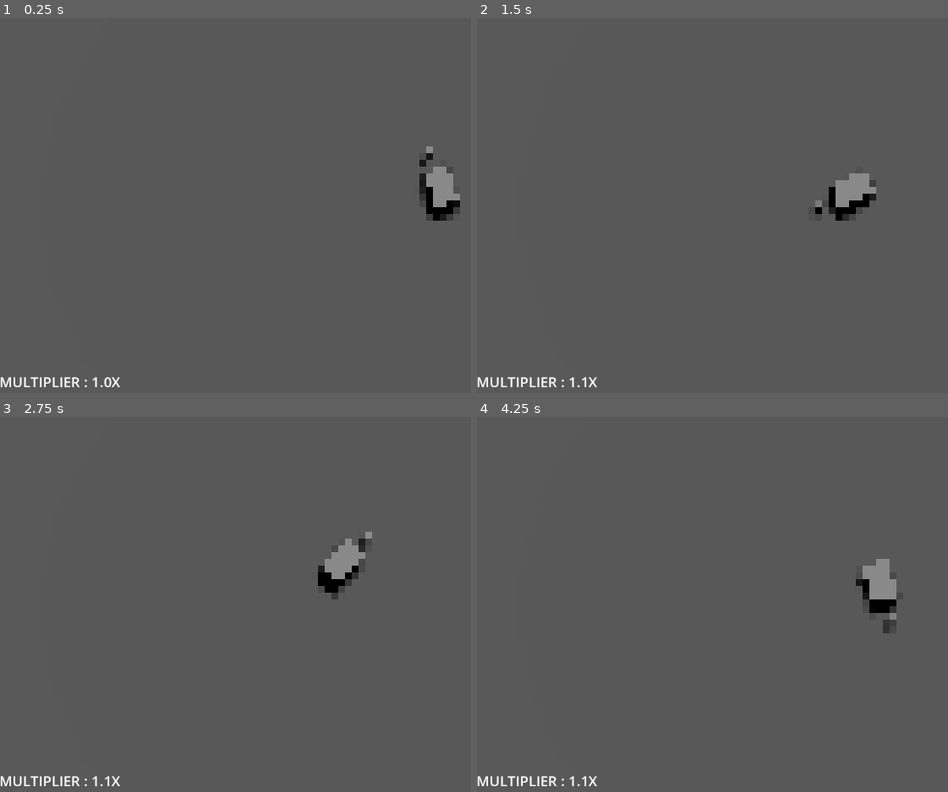
Above: before the commit, frames 1-4 (two rows, left to right).
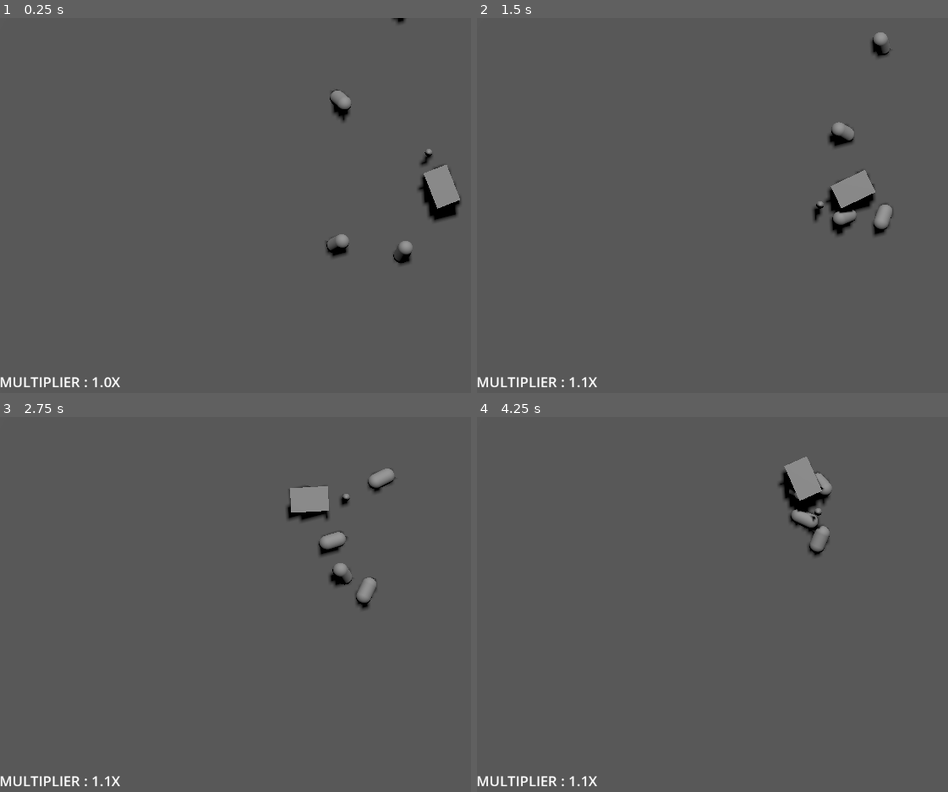
Above: after the commit, the same moments.

Repository: TheBlipBloop/gmtk-2025
Game: Godot game, scene res://scenes/playground-movement.tscn
Two runs of this game, one before a commit and one after it. Both use one fixed random seed, a clock stepped at 60 frames per second and the inputs below.
Inputs (mouse positions are in pixels of both pictures, inside the frame that each line leads up to):
- Up to frame 1 (0.25 s): no input
- Up to frame 2 (1.5 s): move the mouse to (561, 381) at 0.52 s; hold Space (thrust) 0.53-1.28 s; hold A (rotate_ccw) 0.53-1.28 s; move the mouse to (679, 228) at 1.27 s; tap D (rotate_cw) at 1.35 s
- Up to frame 3 (2.75 s): move the mouse to (405, 522) at 2.02 s; hold Space (thrust) from 2.03 s (still down); hold A (rotate_ccw) from 2.03 s (still down)
- Up to frame 4 (4.25 s): move the mouse to (783, 683) at 2.77 s; release A (rotate_ccw) at 2.78 s; tap D (rotate_cw) at 2.85 s; move the mouse to (outside the picture) at 3.52 s; release Space (thrust) at 3.53 s; hold A (rotate_ccw) from 3.53 s (still down)

The runs differ from the first frame. In frame 1, 0.9% of the frame differs, in the area x 69-98%, y 0-66%; in frame 2, 1.1%; in frame 3, 2.2%; in frame 4, 2.4%, in the area x 63-90%, y 10-58%.

Commit message:
add simple enemy movement

Diff:
--- a/prefabs/camera.tscn
+++ b/prefabs/camera.tscn
@@ -17,6 +17,7 @@
 script = ExtResource("1_70n02")
 
 [node name="MeshInstance3D" type="MeshInstance3D" parent="Camera3D"]
+visible = false
 material_override = ExtResource("2_6p8hw")
 extra_cull_margin = 16384.0
 mesh = SubResource("QuadMesh_70n02")
--- /dev/null
+++ b/prefabs/enemy_base.tscn
@@ -0,0 +1,26 @@
+[gd_scene load_steps=4 format=3 uid="uid://d68xmg1wfb77"]
+
+[ext_resource type="Script" uid="uid://cstf6bd2r4d0d" path="res://scripts/enemy_movement.gd" id="1_i1yvi"]
+
+[sub_resource type="SphereShape3D" id="SphereShape3D_01n8c"]
+radius = 0.25
+
+[sub_resource type="CapsuleMesh" id="CapsuleMesh_i1yvi"]
+radius = 0.2
+height = 0.75
+
+[node name="EnemyBase" type="RigidBody3D"]
+
+[node name="CollisionShape3D" type="CollisionShape3D" parent="."]
+transform = Transform3D(1, 0, 0, 0, 1, 0, 0, 0, 1, 0, 0.245544, 0)
+shape = SubResource("SphereShape3D_01n8c")
+
+[node name="Graphics" type="Node3D" parent="."]
+
+[node name="MeshInstance3D" type="MeshInstance3D" parent="Graphics"]
+transform = Transform3D(1, 0, 0, 0, 1, 0, 0, 0, 1, 0, 0.364713, 0)
+mesh = SubResource("CapsuleMesh_i1yvi")
+
+[node name="EnemyMovement" type="Node" parent="."]
+script = ExtResource("1_i1yvi")
+metadata/_custom_type_script = "uid://cstf6bd2r4d0d"
--- a/scenes/playground-movement.tscn
+++ b/scenes/playground-movement.tscn
@@ -1,10 +1,11 @@
-[gd_scene load_steps=6 format=3 uid="uid://bb62hhg8gj7wb"]
+[gd_scene load_steps=7 format=3 uid="uid://bb62hhg8gj7wb"]
 
 [ext_resource type="PackedScene" uid="uid://b8g7aaadtxynw" path="res://prefabs/level_ground.tscn" id="1_l5ymf"]
 [ext_resource type="PackedScene" uid="uid://cd80nyxr0flnu" path="res://prefabs/player.tscn" id="2_624wi"]
 [ext_resource type="PackedScene" uid="uid://co4a2xheavkr1" path="res://prefabs/camera.tscn" id="3_6018j"]
 [ext_resource type="Script" uid="uid://iocgt3m5u41p" path="res://scripts/game.gd" id="4_ja6rq"]
 [ext_resource type="PackedScene" uid="uid://bihfuk31a5r77" path="res://prefabs/ui.tscn" id="5_gyvey"]
+[ext_resource type="PackedScene" uid="uid://d68xmg1wfb77" path="res://prefabs/enemy_base.tscn" id="6_y81ig"]
 
 [node name="Main-scene" type="Node3D"]
 
@@ -31,3 +32,15 @@
 offset_top = -7.0
 offset_right = -1.0
 offset_bottom = -7.0
+
+[node name="EnemyBase" parent="." instance=ExtResource("6_y81ig")]
+transform = Transform3D(1, 0, 0, 0, 1, 0, 0, 0, 1, -1.59644, 0.010287, 5.70122)
+
+[node name="EnemyBase2" parent="." instance=ExtResource("6_y81ig")]
+transform = Transform3D(1, 0, 0, 0, 1, 0, 0, 0, 1, 0.259649, 0.010287, -1.09558)
+
+[node name="EnemyBase3" parent="." instance=ExtResource("6_y81ig")]
+transform = Transform3D(1, 0, 0, 0, 1, 0, 0, 0, 1, 0.153078, 0.010287, 3.01196)
+
+[node name="EnemyBase4" parent="." instance=ExtResource("6_y81ig")]
+transform = Transform3D(1, 0, 0, 0, 1, 0, 0, 0, 1, -1.56932, 0.010287, -1.42884)
--- /dev/null
+++ b/scripts/enemy_movement.gd
@@ -0,0 +1,19 @@
+extends Node
+class_name EnemyMovement
+
+@export var movement_speed : float = 17;
+
+var m_body : RigidBody3D
+
+# Called when the node enters the scene tree for the first time.
+func _ready() -> void:
+	m_body = get_parent() as RigidBody3D
+
+func _physics_process(delta: float) -> void:
+	move_to_player()
+
+func move_to_player():
+	var dir = m_body.global_position.direction_to(Game.player_position())
+	dir.y = 0
+	dir = dir.normalized()
+	m_body.linear_velocity = dir
--- a/scripts/game.gd
+++ b/scripts/game.gd
@@ -12,6 +12,12 @@
 	mult = 1
 	player_movement = null
 
+static func player_position():
+	return player_movement.global_position
+
+static func player_position_extrapolated(in_seconds: float):
+	return player_position() + player_movement.velocity * in_seconds
+
 # Called when the node enters the scene tree for the first time.
 func _ready() -> void:
 	pass
--- /dev/null
+++ b/scripts/health_component.gd
@@ -0,0 +1,36 @@
+extends Node
+
+class_name HealthComponent
+
+@export var max_health = 100
+@export var health = 100
+
+signal on_damaged
+signal on_death
+
+# Called when the node enters the scene tree for the first time.
+func _ready() -> void:
+	pass # Replace with function body.
+
+# Called every frame. 'delta' is the elapsed time since the previous frame.
+func _process(delta: float) -> void:
+	pass
+
+func damage(amount: float):
+	_change_health(-amount)
+
+func heal(amount: float):
+	_change_health(amount)
+
+func is_dead()->bool:
+	return health < 0.1
+
+func _change_health(delta: float):
+	var prev_health = health
+	health = clamp(health + delta, 0.0, max_health)
+
+	var real_delta : float = health - prev_health
+	if (real_delta < 0):
+		on_damaged.emit(abs(real_delta))
+	if health == 0 and abs(delta) > 0.001:
+		on_death.emit()
--- /dev/null
+++ b/scripts/projectile.gd
@@ -0,0 +1,11 @@
+extends Node
+
+
+# Called when the node enters the scene tree for the first time.
+func _ready() -> void:
+	pass # Replace with function body.
+
+
+# Called every frame. 'delta' is the elapsed time since the previous frame.
+func _process(delta: float) -> void:
+	pass
Not shown, added: scripts/enemy_movement.gd.uid
Not shown, added: scripts/health_component.gd.uid
Not shown, added: scripts/projectile.gd.uid
